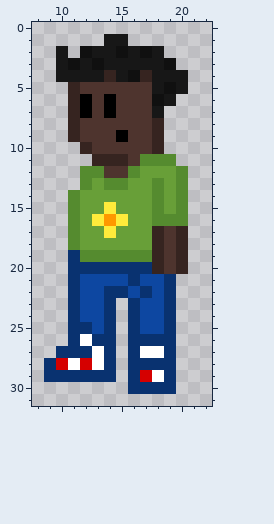
One commit to this pixel-art sprite: imagens/personagem1-32x32.png. The first picture shows the starting point.
The file is 32x32 pixels. Colours within 5 levels of each other are drawn and written as one. Shown: x 8..22, y 0..31.
After the commit:
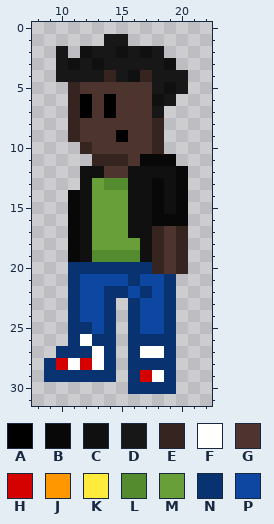
Palette (. is transparent): A #000000  B #080808  C #101010  D #171717  E #362420  F #ffffff  G #4e342e  H #d50000  J #ff9800  K #ffeb3b  L #558b2f  M #689f38  N #093270  P #0d47a1
Edits made:
@@ x 8..22 @@
 10 ....EGGGGGE....
-11 .....EEEGLLL...
-12 ....LLGGLMMML..
-13 ....LMLLMMLML..
-14 ...LMMMMMMLML..
-15 ...LMMKMMMLML..
-16 ...LMKJKMMLLL..
-17 ...LMMKMMMEGE..
-18 ...LMMMMMMEGE..
-19 ...NLLLLLLEGE..
+11 .....EEEGBBB...
+12 ....CCGGCCCCB..
+13 ....CMLLCCBCB..
+14 ...BCMMMCCBCB..
+15 ...BCMMMCCBCB..
+16 ...BCMMMCCBBB..
+17 ...BCMMMCCEGE..
+18 ...BCMMMMCEGE..
+19 ...BCLLLLCEGE..
 20 ...NNNNNNNEGE..
Changed places in both pictures, as pixel boxes (x1, y1, x2, y2):
changed: (68, 154, 188, 262)
